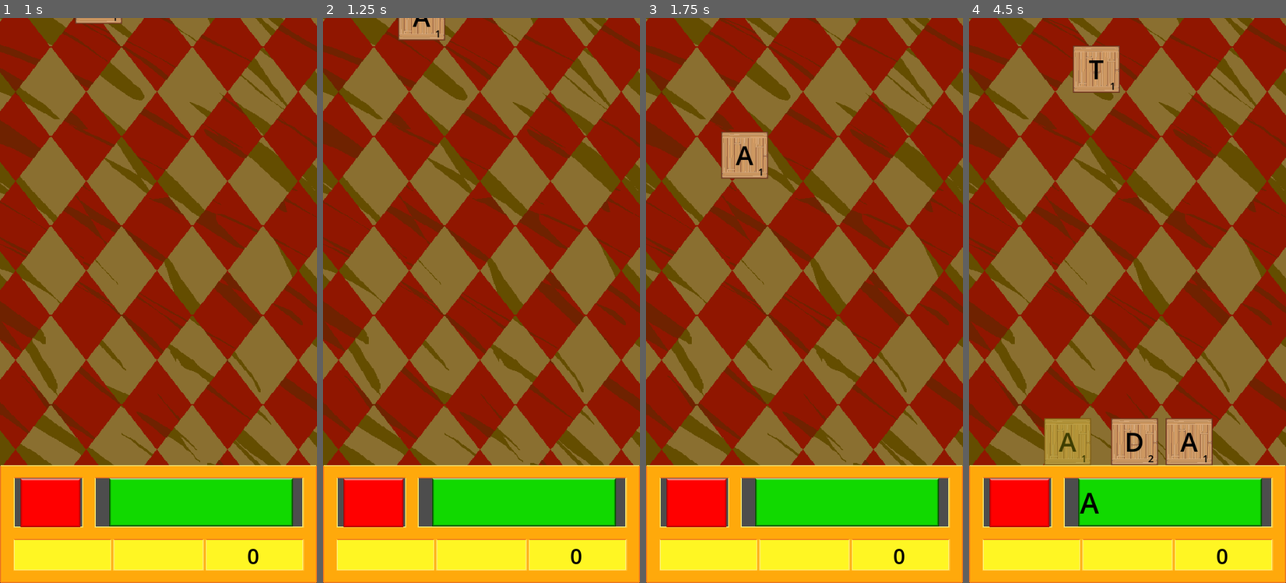
Above: before the commit, frames 1-4 (left to right).
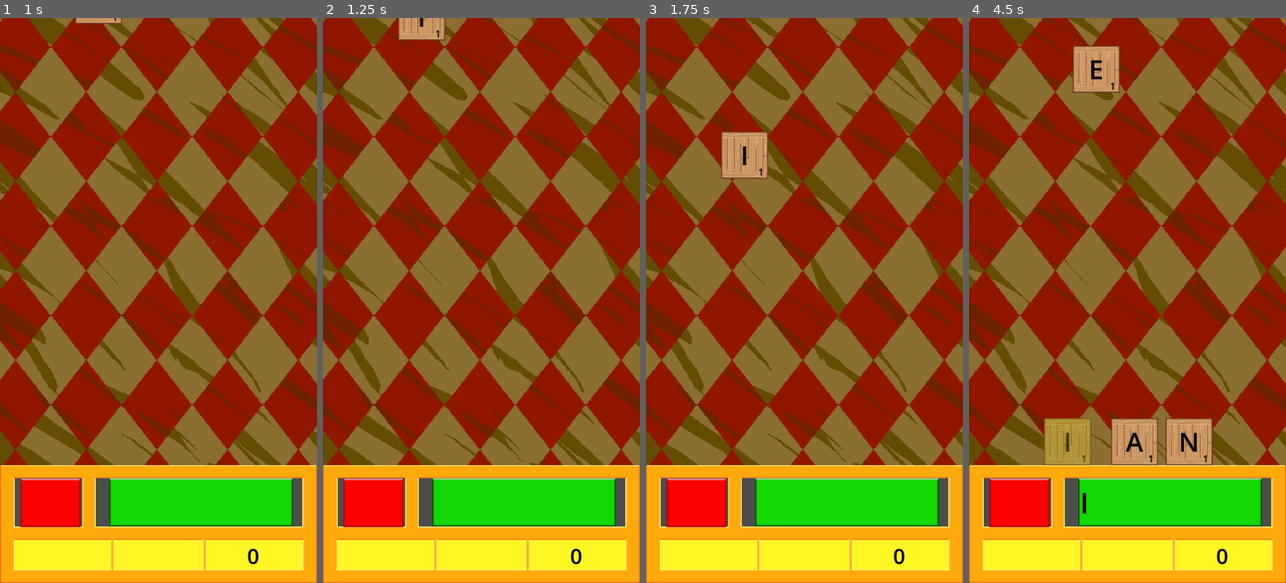
Above: after the commit, the same moments.

Repository: Reicher/lettris2
Game: Godot game, scene res://game.tscn
Same seed, same stepped clock (60 frames per second), same inputs: the game is played once before the commit and once after it.
Inputs (mouse positions are in pixels of both pictures, inside the frame that each line leads up to):
- Up to frame 1 (1 s): click (199, 503) at 0.5 s
- Up to frame 2 (1.25 s): no input
- Up to frame 3 (1.75 s): click (845, 503) at 1.25 s
- Up to frame 4 (4.5 s): click (1019, 503) at 2 s; click (1067, 441) at 2.77 s; click "A" (after the commit: "I") at 3.5 s; click "A" (after the commit: "I") at 4.25 s

Frame 1 is identical in both runs. In frame 2, less than 0.1% of the frame differs, in the area x 28-34%, y 0-2%; in frame 3, 0.1%; in frame 4, 0.6%, in the area x 28-73%, y 7-88%.

Commit message:
fix semi-random letters falling

Diff:
--- a/BoxGenerator2.gd
+++ b/BoxGenerator2.gd
@@ -10,9 +10,19 @@
 	'Q': 10, 'R': 1, 'S': 1, 'T': 1, 'U': 1, 'V': 4, 'W': 4, 'X': 8,
 	'Y': 4, 'Z': 10
 }
+var weightedList = [] # Used for deciding how often a letter should appear
 
 func _ready():
 	box_scene = load("res://box.tscn")
+
+	# Create a list where each letter appears a number of times equal to its weight
+	for letter in letterValues:
+		for i in int(10 / letterValues[letter]):
+			weightedList.append(letter)
+
+func _get_semi_random_letter():
+	# Select a random element from the weighted list
+	return weightedList[randi() % weightedList.size()]
 
 # A new box should be created
 func _on_timer_timeout():
@@ -31,7 +41,7 @@
 	# Generate parameters for the box
 	var x_bounds = Vector2(box.size[0]/2, viewport_width - box.size[0]/2)
 	box.position = Vector2(rng.randf_range(x_bounds[0], x_bounds[1]), -30)
-	box.letter = letterValues.keys()[randi() % letterValues.size()]
+	box.letter = _get_semi_random_letter()
 	box.value = letterValues[box.letter]
 
 	# Ensure the UI node is correctly referenced
